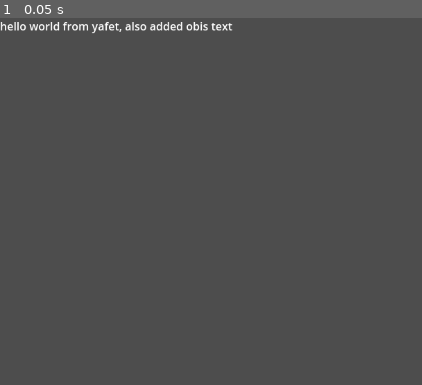
Above: before the commit, frame 1.
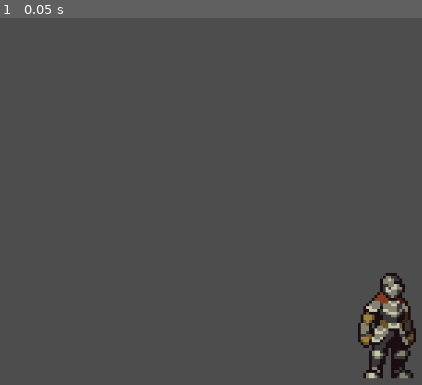
Above: after the commit, the same moment.

Repository: marioboi3112/DayDream-GameJam-DaBois
Game: Godot game, scene res://game.tscn
Two runs of this game, one before a commit and one after it. Both use one fixed random seed, a clock stepped at 60 frames per second and the inputs below. Before the commit the project has no main scene; this scene is started directly in both runs.
Inputs:
- Up to frame 1 (0.05 s): no input

The runs differ from the first frame. In frame 1, 2.9% of the frame differs, in the area x 0-99%, y 1-99%.

Commit message:
added player animation and core 2d node

Diff:
--- a/project/game.tscn
+++ b/project/game.tscn
@@ -1,10 +1,12 @@
-[gd_scene format=3 uid="uid://dbxe10xphsumh"]
+[gd_scene load_steps=2 format=3 uid="uid://b1kfyod33enje"]
+
+[ext_resource type="PackedScene" path="res://scenes/knight.tscn" id="1_80nbo"]
 
 [node name="Game" type="Node2D"]
 
-[node name="Label" type="Label" parent="."]
-offset_right = 40.0
-offset_bottom = 23.0
-text = "hello world from yafet, also added obis text"
+[node name="Knight" parent="." instance=ExtResource("1_80nbo")]
+position = Vector2(79, 89)
 
-[node name="Player" type="CharacterBody2D" parent="."]
+[node name="Camera2D" type="Camera2D" parent="Knight"]
+zoom = Vector2(4, 4)
+position_smoothing_enabled = true
--- /dev/null
+++ b/project/knight.tscn
@@ -0,0 +1,99 @@
+[gd_scene load_steps=15 format=3 uid="uid://xubvj68vfwcc"]
+
+[ext_resource type="Script" uid="uid://g5pgwkxteldc" path="res://scripts/knight.gd" id="1_nsuie"]
+[ext_resource type="Texture2D" uid="uid://cvk4tgvvsoc3r" path="res://assets/tilesets/FreeKnight_v1/Colour1/Outline/120x80_PNGSheets/_Idle.png" id="1_owtlo"]
+
+[sub_resource type="AtlasTexture" id="AtlasTexture_nsuie"]
+atlas = ExtResource("1_owtlo")
+region = Rect2(0, 0, 120, 80)
+
+[sub_resource type="AtlasTexture" id="AtlasTexture_26ldq"]
+atlas = ExtResource("1_owtlo")
+region = Rect2(120, 0, 120, 80)
+
+[sub_resource type="AtlasTexture" id="AtlasTexture_np0bx"]
+atlas = ExtResource("1_owtlo")
+region = Rect2(240, 0, 120, 80)
+
+[sub_resource type="AtlasTexture" id="AtlasTexture_go3up"]
+atlas = ExtResource("1_owtlo")
+region = Rect2(360, 0, 120, 80)
+
+[sub_resource type="AtlasTexture" id="AtlasTexture_gadha"]
+atlas = ExtResource("1_owtlo")
+region = Rect2(480, 0, 120, 80)
+
+[sub_resource type="AtlasTexture" id="AtlasTexture_o118k"]
+atlas = ExtResource("1_owtlo")
+region = Rect2(600, 0, 120, 80)
+
+[sub_resource type="AtlasTexture" id="AtlasTexture_hnm0a"]
+atlas = ExtResource("1_owtlo")
+region = Rect2(720, 0, 120, 80)
+
+[sub_resource type="AtlasTexture" id="AtlasTexture_k3kcr"]
+atlas = ExtResource("1_owtlo")
+region = Rect2(840, 0, 120, 80)
+
+[sub_resource type="AtlasTexture" id="AtlasTexture_1o34j"]
+atlas = ExtResource("1_owtlo")
+region = Rect2(960, 0, 120, 80)
+
+[sub_resource type="AtlasTexture" id="AtlasTexture_7woc6"]
+atlas = ExtResource("1_owtlo")
+region = Rect2(1080, 0, 120, 80)
+
+[sub_resource type="SpriteFrames" id="SpriteFrames_nabqu"]
+animations = [{
+"frames": [{
+"duration": 1.0,
+"texture": SubResource("AtlasTexture_nsuie")
+}, {
+"duration": 1.0,
+"texture": SubResource("AtlasTexture_26ldq")
+}, {
+"duration": 1.0,
+"texture": SubResource("AtlasTexture_np0bx")
+}, {
+"duration": 1.0,
+"texture": SubResource("AtlasTexture_go3up")
+}, {
+"duration": 1.0,
+"texture": SubResource("AtlasTexture_gadha")
+}, {
+"duration": 1.0,
+"texture": SubResource("AtlasTexture_o118k")
+}, {
+"duration": 1.0,
+"texture": SubResource("AtlasTexture_hnm0a")
+}, {
+"duration": 1.0,
+"texture": SubResource("AtlasTexture_k3kcr")
+}, {
+"duration": 1.0,
+"texture": SubResource("AtlasTexture_1o34j")
+}, {
+"duration": 1.0,
+"texture": SubResource("AtlasTexture_7woc6")
+}],
+"loop": true,
+"name": &" idle",
+"speed": 10.0
+}]
+
+[sub_resource type="RectangleShape2D" id="RectangleShape2D_ttilu"]
+size = Vector2(14.5, 35)
+
+[node name="Knight" type="CharacterBody2D"]
+script = ExtResource("1_nsuie")
+
+[node name="AnimatedSprite2D" type="AnimatedSprite2D" parent="."]
+position = Vector2(1, 9)
+sprite_frames = SubResource("SpriteFrames_nabqu")
+animation = &" idle"
+autoplay = " idle"
+frame_progress = 0.95844656
+
+[node name="CollisionShape2D" type="CollisionShape2D" parent="."]
+position = Vector2(-3.25, 31)
+shape = SubResource("RectangleShape2D_ttilu")
--- a/project/project.godot
+++ b/project/project.godot
@@ -11,10 +11,12 @@
 [application]
 
 config/name="project"
+run/main_scene="uid://b1kfyod33enje"
 config/features=PackedStringArray("4.5", "GL Compatibility")
 config/icon="res://icon.svg"
 
 [rendering]
 
+textures/canvas_textures/default_texture_filter=0
 renderer/rendering_method="gl_compatibility"
 renderer/rendering_method.mobile="gl_compatibility"
--- /dev/null
+++ b/project/scenes/game.tscn
@@ -0,0 +1,3 @@
+[gd_scene load_steps=0 format=3 uid="uid://dbxe10xphsumh"]
+
+[node name="Game" type="Node2D"]
--- /dev/null
+++ b/project/scenes/knight.tscn
@@ -0,0 +1,96 @@
+[gd_scene load_steps=14 format=3 uid="uid://buc3jxq2h44ax"]
+
+[ext_resource type="Texture2D" uid="uid://cvk4tgvvsoc3r" path="res://assets/tilesets/FreeKnight_v1/Colour1/Outline/120x80_PNGSheets/_Idle.png" id="1_owtlo"]
+
+[sub_resource type="AtlasTexture" id="AtlasTexture_nsuie"]
+atlas = ExtResource("1_owtlo")
+region = Rect2(0, 0, 120, 80)
+
+[sub_resource type="AtlasTexture" id="AtlasTexture_26ldq"]
+atlas = ExtResource("1_owtlo")
+region = Rect2(120, 0, 120, 80)
+
+[sub_resource type="AtlasTexture" id="AtlasTexture_np0bx"]
+atlas = ExtResource("1_owtlo")
+region = Rect2(240, 0, 120, 80)
+
+[sub_resource type="AtlasTexture" id="AtlasTexture_go3up"]
+atlas = ExtResource("1_owtlo")
+region = Rect2(360, 0, 120, 80)
+
+[sub_resource type="AtlasTexture" id="AtlasTexture_gadha"]
+atlas = ExtResource("1_owtlo")
+region = Rect2(480, 0, 120, 80)
+
+[sub_resource type="AtlasTexture" id="AtlasTexture_o118k"]
+atlas = ExtResource("1_owtlo")
+region = Rect2(600, 0, 120, 80)
+
+[sub_resource type="AtlasTexture" id="AtlasTexture_hnm0a"]
+atlas = ExtResource("1_owtlo")
+region = Rect2(720, 0, 120, 80)
+
+[sub_resource type="AtlasTexture" id="AtlasTexture_k3kcr"]
+atlas = ExtResource("1_owtlo")
+region = Rect2(840, 0, 120, 80)
+
+[sub_resource type="AtlasTexture" id="AtlasTexture_1o34j"]
+atlas = ExtResource("1_owtlo")
+region = Rect2(960, 0, 120, 80)
+
+[sub_resource type="AtlasTexture" id="AtlasTexture_7woc6"]
+atlas = ExtResource("1_owtlo")
+region = Rect2(1080, 0, 120, 80)
+
+[sub_resource type="SpriteFrames" id="SpriteFrames_nabqu"]
+animations = [{
+"frames": [{
+"duration": 1.0,
+"texture": SubResource("AtlasTexture_nsuie")
+}, {
+"duration": 1.0,
+"texture": SubResource("AtlasTexture_26ldq")
+}, {
+"duration": 1.0,
+"texture": SubResource("AtlasTexture_np0bx")
+}, {
+"duration": 1.0,
+"texture": SubResource("AtlasTexture_go3up")
+}, {
+"duration": 1.0,
+"texture": SubResource("AtlasTexture_gadha")
+}, {
+"duration": 1.0,
+"texture": SubResource("AtlasTexture_o118k")
+}, {
+"duration": 1.0,
+"texture": SubResource("AtlasTexture_hnm0a")
+}, {
+"duration": 1.0,
+"texture": SubResource("AtlasTexture_k3kcr")
+}, {
+"duration": 1.0,
+"texture": SubResource("AtlasTexture_1o34j")
+}, {
+"duration": 1.0,
+"texture": SubResource("AtlasTexture_7woc6")
+}],
+"loop": true,
+"name": &" idle",
+"speed": 10.0
+}]
+
+[sub_resource type="RectangleShape2D" id="RectangleShape2D_ttilu"]
+size = Vector2(14.5, 35)
+
+[node name="Knight" type="CharacterBody2D"]
+
+[node name="AnimatedSprite2D" type="AnimatedSprite2D" parent="."]
+position = Vector2(1, 9)
+sprite_frames = SubResource("SpriteFrames_nabqu")
+animation = &" idle"
+frame_progress = 0.3687121
+
+[node name="CollisionShape2D" type="CollisionShape2D" parent="."]
+position = Vector2(-3.25, 31)
+shape = SubResource("RectangleShape2D_ttilu")
--- /dev/null
+++ b/project/scripts/knight.gd
@@ -0,0 +1,25 @@
+extends CharacterBody2D
+
+
+const SPEED = 300.0
+const JUMP_VELOCITY = -400.0
+
+
+func _physics_process(delta):
+	# Add the gravity.
+	if not is_on_floor():
+		velocity += get_gravity() * delta
+
+	# Handle jump.
+	if Input.is_action_just_pressed("ui_accept") and is_on_floor():
+		velocity.y = JUMP_VELOCITY
+
+	# Get the input direction and handle the movement/deceleration.
+	# As good practice, you should replace UI actions with custom gameplay actions.
+	var direction = Input.get_axis("ui_left", "ui_right")
+	if direction:
+		velocity.x = direction * SPEED
+	else:
+		velocity.x = move_toward(velocity.x, 0, SPEED)
+
+	move_and_slide()
Binary file added: project/assets/tilesets/FreeKnight_v1/Colour1/NoOutline/120x80_PNGSheets/_Attack.png
Not shown, added: project/assets/tilesets/FreeKnight_v1/Colour1/NoOutline/120x80_PNGSheets/_Attack.png.import
Binary file added: project/assets/tilesets/FreeKnight_v1/Colour1/NoOutline/120x80_PNGSheets/_Attack2.png
Not shown, added: project/assets/tilesets/FreeKnight_v1/Colour1/NoOutline/120x80_PNGSheets/_Attack2.png.import
Binary file added: project/assets/tilesets/FreeKnight_v1/Colour1/NoOutline/120x80_PNGSheets/_Attack2NoMovement.png
Not shown, added: project/assets/tilesets/FreeKnight_v1/Colour1/NoOutline/120x80_PNGSheets/_Attack2NoMovement.png.import
Binary file added: project/assets/tilesets/FreeKnight_v1/Colour1/NoOutline/120x80_PNGSheets/_AttackCombo.png
Not shown, added: project/assets/tilesets/FreeKnight_v1/Colour1/NoOutline/120x80_PNGSheets/_AttackCombo.png.import
Binary file added: project/assets/tilesets/FreeKnight_v1/Colour1/NoOutline/120x80_PNGSheets/_AttackComboNoMovement.png
Not shown, added: project/assets/tilesets/FreeKnight_v1/Colour1/NoOutline/120x80_PNGSheets/_AttackComboNoMovement.png.import
Binary file added: project/assets/tilesets/FreeKnight_v1/Colour1/NoOutline/120x80_PNGSheets/_AttackNoMovement.png
Not shown, added: project/assets/tilesets/FreeKnight_v1/Colour1/NoOutline/120x80_PNGSheets/_AttackNoMovement.png.import
(and 353 more such lines)
